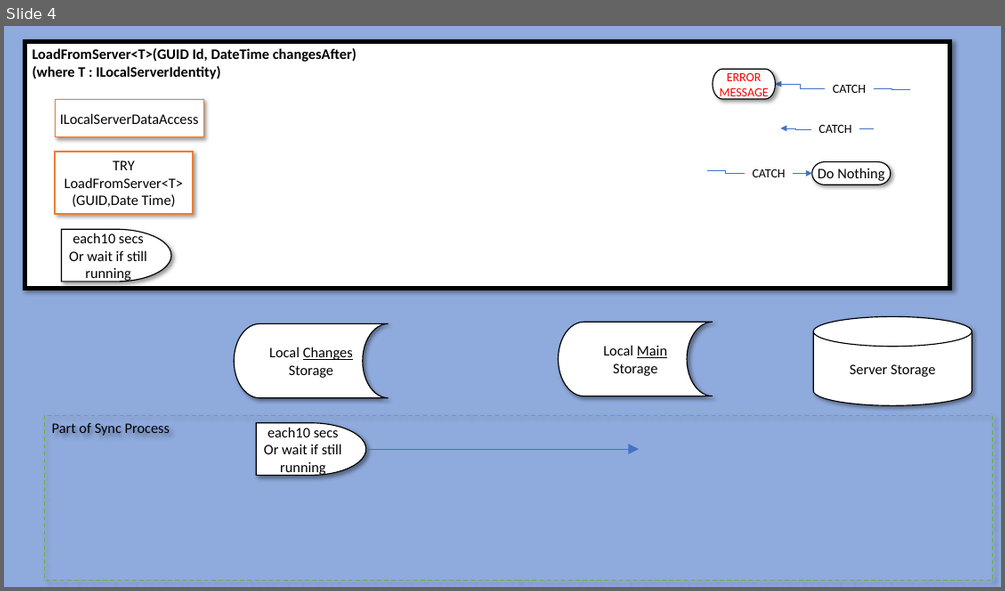
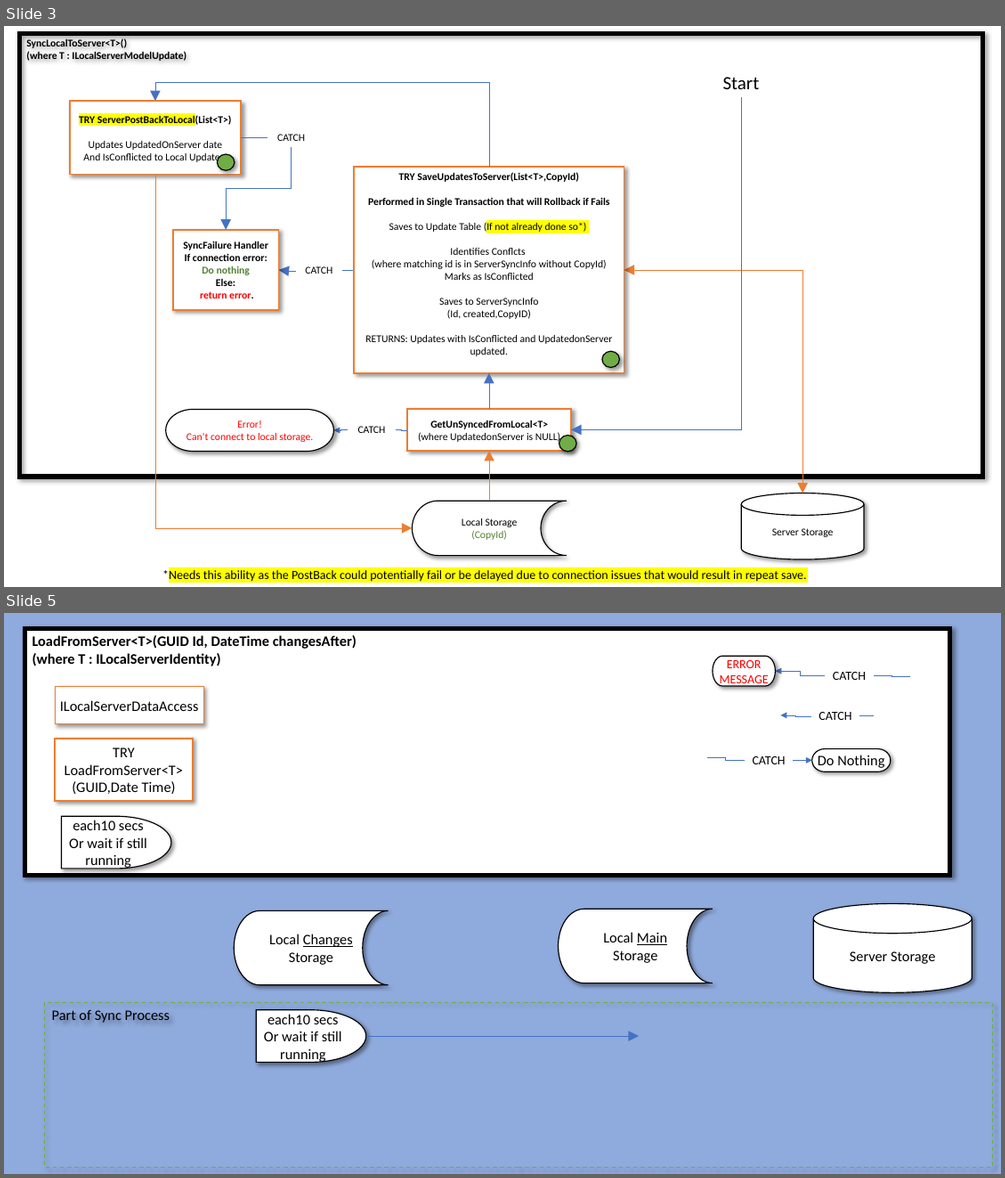
Before and after one commit to marklelapin/TheWhaddonShowClassLibrary, a slide deck: Planning Documents/Process Diagrams.pptx. Shown one above the other, each under a label of ours: slide 4 before the commit, slides 3 and 5 after it; the slides between them are not shown. The pictures are 1005x591 and 1005x1178 pixels, drawn with LibreOffice and Linux fonts; fonts in the diff are those of the drawing. Boxes give left, top, right and bottom in pixels: in the first picture for what was removed or moved away, otherwise in the second. Text is boxed around its words. In the diff, an @@ line names an element or a change of style, - is before the commit and + after.

```diff
--- a/Planning Documents/Process Diagrams.pptx
+++ b/Planning Documents/Process Diagrams.pptx
@@ slide 3 added at (4,26,1001,587), background #FFFFFF @@
@@ rectangle added at (19,33,983,477), outline #000000 4.5 pt, 10 pt, text #000000, bold @@
+SyncLocalToServer<T>()
+(where T : ILocalServerModelUpdate)
@@ text added at (723,77,760,89), 18 pt, text #000000 @@
+Start
@@ rectangle added at (70,101,241,174), fill #FFFFFF, outline #ED7D31 1.5 pt, 10 pt, text #000000 @@
+TRY ServerPostBackToLocal(List<T>)
+Updates UpdatedOnServer date
+And IsConflicted to Local Updates.
@@ elbow arrow added from (489, 167) to (155, 101), #4472C4 0.5 pt @@
@@ elbow arrow added from (741, 98) to (571, 430), #4472C4 0.5 pt @@
@@ ellipse added at (217,154,235,170), fill #70AD47, outline #000000 1 pt @@
@@ elbow arrow added from (291, 147) to (226, 230), #4472C4 0.5 pt @@
@@ elbow line added from (241, 137) to (268, 137), #4472C4 0.5 pt @@
@@ text added at (277,134,305,141), 10 pt, text #000000 @@
+CATCH
@@ elbow arrow added from (155, 174) to (413, 528), #ED7D31 0.5 pt @@
@@ rectangle added at (354,167,624,373), fill #FFFFFF, outline #ED7D31 1.5 pt, 10 pt, text #000000 @@
+TRY SaveUpdatesToServer(List<T>,CopyId)
+Performed in Single Transaction that will Rollback if Fails
+Saves to Update Table (If not already done so*)
+Identifies Conflcts
+(where matching id is in ServerSyncInfo without CopyId)
+Marks as IsConflicted
+Saves to ServerSyncInfo
+(Id, created,CopyID)
+RETURNS: Updates with IsConflicted and UpdatedonServer updated.
@@ rectangle added at (173,230,278,309), fill #FFFFFF, outline #ED7D31 1.5 pt, 10 pt, text #000000, bold @@
+SyncFailure Handler
+If connection error:
+Do nothing
+Else:
+return error.
@@ elbow arrow added from (296, 271) to (278, 270), #4472C4 0.5 pt @@
@@ text added at (305,266,332,273), 10 pt, text #000000 @@
+CATCH
@@ elbow line added from (354, 270) to (343, 270), #4472C4 0.5 pt @@
@@ elbow double arrow added from (624, 270) to (802, 492), #ED7D31 0.5 pt @@
@@ ellipse added at (602,351,619,368), fill #70AD47, outline #000000 1 pt @@
@@ elbow arrow added from (489, 409) to (489, 373), #4472C4 0.5 pt @@
@@ pill shape added at (165,410,334,451), fill #FFFFFF, outline #000000 1 pt, 10 pt, text #FF0000 @@
+Error!
+Can’t connect to local storage.
@@ text added at (358,426,386,433), 10 pt, text #000000 @@
+CATCH
@@ rectangle added at (407,409,571,451), fill #FFFFFF, outline #ED7D31 1.5 pt, 10 pt, text #000000 @@
+GetUnSyncedFromLocal<T>
+(where UpdatedonServer is NULL)
@@ elbow arrow added from (348, 430) to (334, 431), #4472C4 0.5 pt @@
@@ elbow line added from (407, 431) to (396, 430), #4472C4 0.5 pt @@
@@ elbow arrow added from (489, 501) to (489, 451), #ED7D31 0.5 pt @@
@@ ellipse added at (558,435,576,451), fill #70AD47, outline #000000 1 pt @@
@@ flow chart online storage added at (413,501,566,556), fill #FFFFFF, outline #000000 1 pt, 10 pt, text #000000 @@
+Local Storage
+(CopyId)
@@ cylinder added at (741,492,864,559), fill #FFFFFF, outline #000000 1 pt, 10 pt, text #000000 @@
+Server Storage
@@ text added at (162,568,807,582), 12 pt, text #000000 @@
+*Needs this ability as the PostBack could potentially fail or be delayed due to connection issues that would result in repeat save.
@@ what was slide 4 is now slide 5 @@
```
Also in this commit, not shown: 1 slide changed, 2 other slides added, 2 slides removed, 54 other files.
